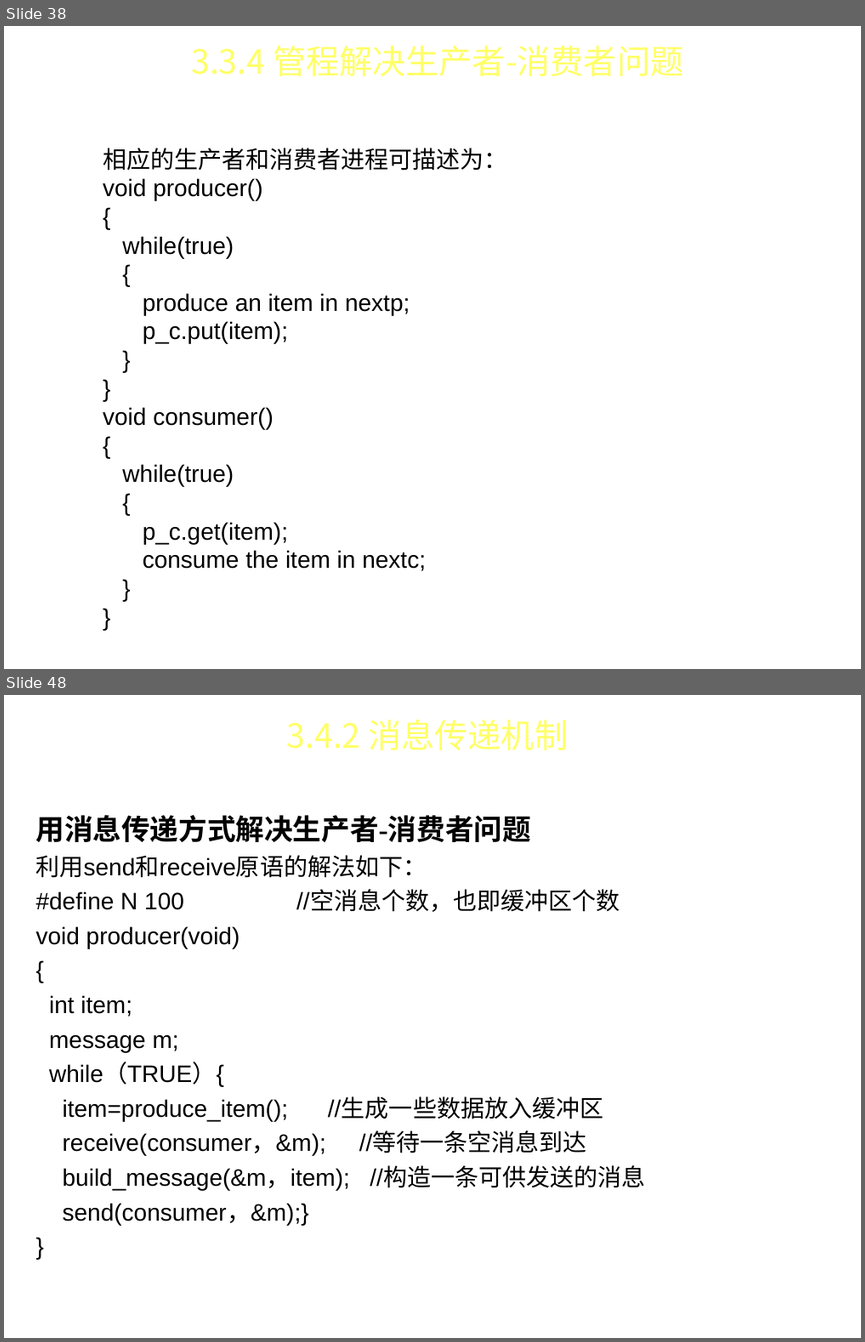
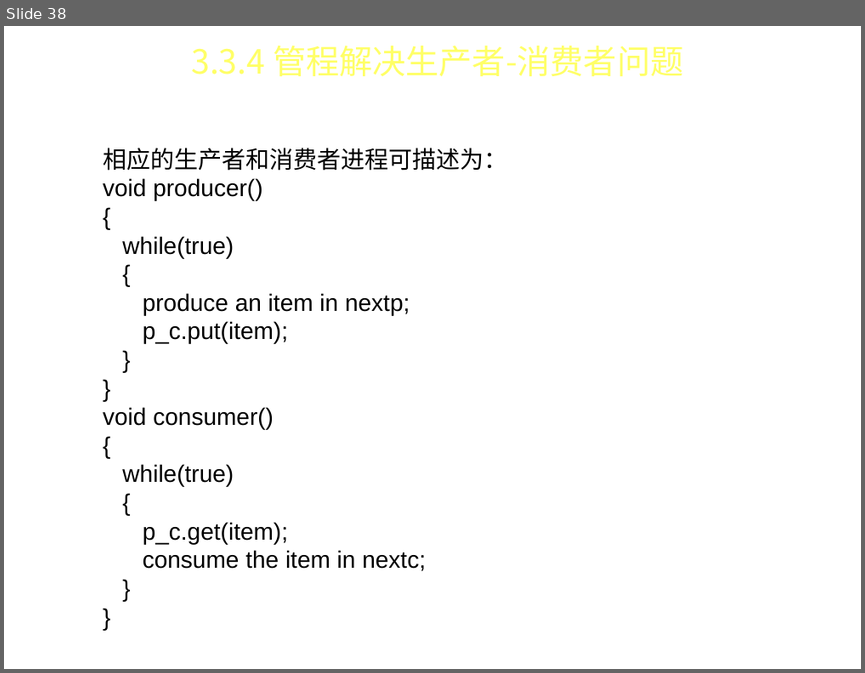
Before and after one commit to FourierAI/Operating-system, a slide deck: 操作系统-第3章.ppt. Shown one above the other, each under a label of ours: slides 38 and 48 before the commit, slide 38 after it; the slides between them are not shown. The pictures are 865x1342 and 865x673 pixels, drawn with LibreOffice and Linux fonts; fonts in the diff are those of the drawing; background and template pictures are left out. Boxes give left, top, right and bottom in pixels: in the first picture for what was removed or moved away, otherwise in the second. Text is boxed around its words. In the diff, an @@ line names an element or a change of style, - is before the commit and + after.

```diff
--- a/操作系统-第3章.ppt
+++ b/操作系统-第3章.ppt
@@ slide 48 removed at (x1=4, y1=695, x2=861, y2=1338), background picture (left out) @@
@@ text removed at (x1=287, y1=720, x2=568, y2=750) @@
-3.4.2 消息传递机制
@@ text removed at (x1=36, y1=815, x2=645, y2=1225) @@
-用消息传递方式解决生产者-消费者问题
-利用send和receive原语的解法如下：
-#define N 100 //空消息个数，也即缓冲区个数
-void producer(void)
-{
-int item;
-message m;
-while（TRUE）{
-item=produce_item(); //生成一些数据放入缓冲区
-receive(consumer，&m); //等待一条空消息到达
-build_message(&m，item); //构造一条可供发送的消息
-send(consumer，&m);}
-}
```
Also in this commit, not shown: 7 slides changed, 5 slides added, 13 other slides removed.
